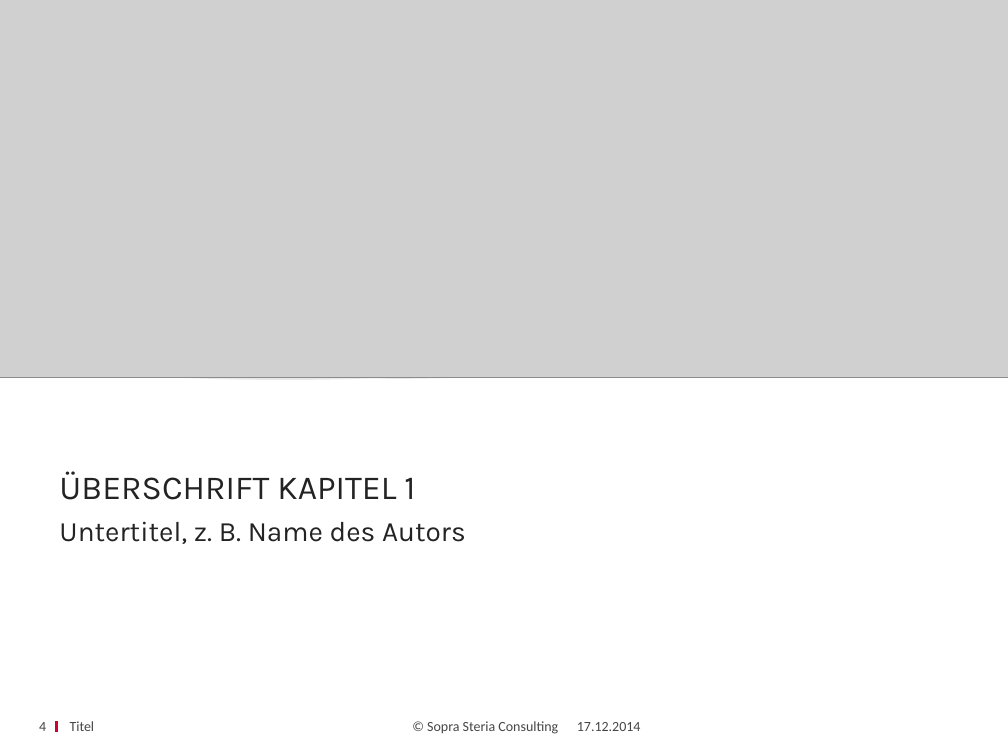
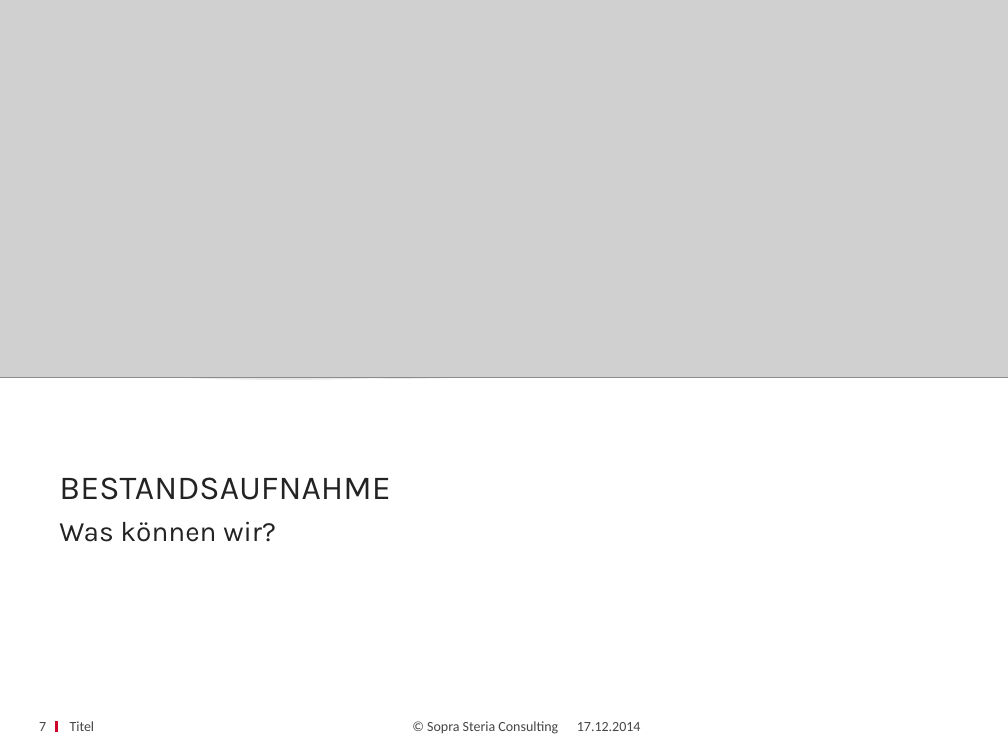
Before and after one commit to amueller0011stad/techupdate, a slide deck: slide 7 of TechUpdate_Status.pptx (slide 4 before the commit). Drawn at 1008x756 pixels with LibreOffice and Linux fonts; fonts in the diff are those of the drawing; grey boxes stand for pictures; background and template pictures are left out. Boxes give left, top, right and bottom in pixels: in the first picture for what was removed or moved away, otherwise in the second. Text is boxed around its words. In the diff, an @@ line names an element or a change of style, - is before the commit and + after.

```diff
--- a/TechUpdate_Status.pptx
+++ b/TechUpdate_Status.pptx
@@ title at box(59, 477, 390, 500): text changed @@
-ÜBERSCHRIFT KAPITEL 1
+BESTANDSAUFNAHME
@@ subtitle at box(59, 521, 276, 542): text changed @@
-Untertitel, z. B. Name des Autors
+Was können wir?
@@ page number at box(39, 722, 46, 731): text changed @@
-4
+7
```
Also in this commit, not shown: 6 other slides changed, 6 slides added, 12 slides removed.
